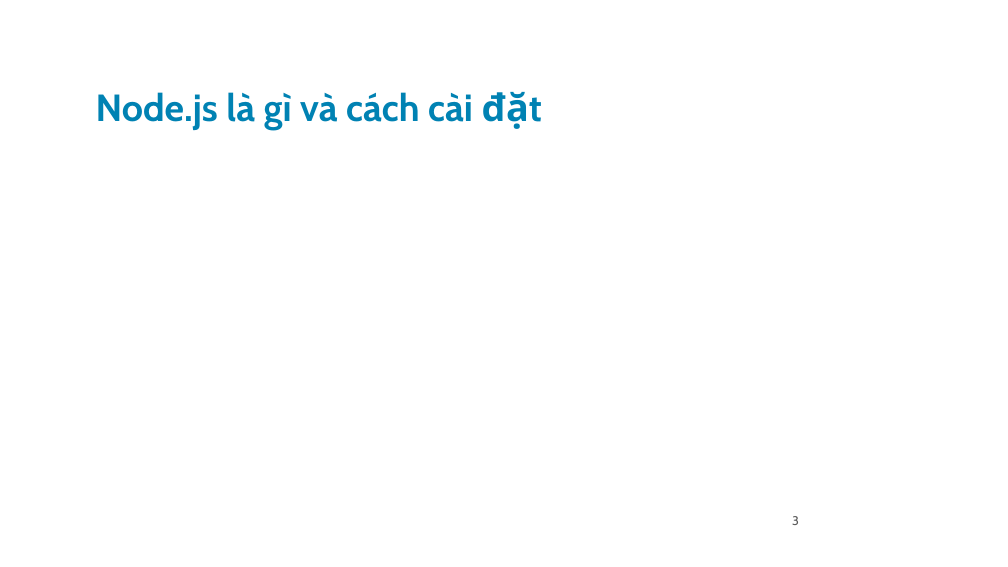
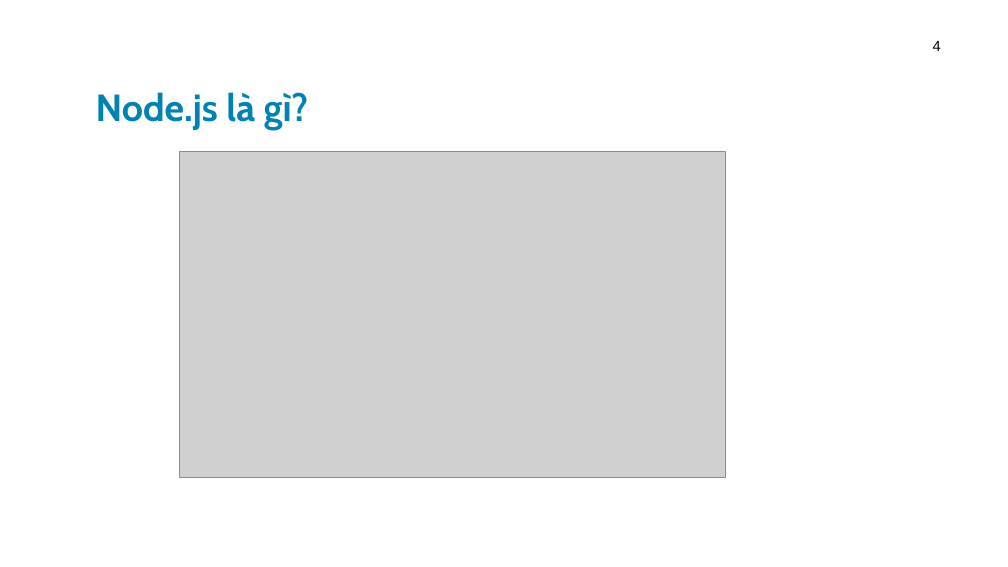
Before and after one commit to leqnam/Simple-Blog-NodeJs-MySQL-Heroku, a slide deck: slide 4 of powerpoint/ppt.pptx (slide 3 before the commit). Drawn at 1008x567 pixels with LibreOffice and Linux fonts; fonts in the diff are those of the drawing; grey boxes stand for pictures; background and template pictures are left out. Boxes give left, top, right and bottom in pixels: in the first picture for what was removed or moved away, otherwise in the second. Text is boxed around its words. In the diff, an @@ line names an element or a change of style, - is before the commit and + after.

```diff
--- a/powerpoint/ppt.pptx
+++ b/powerpoint/ppt.pptx
@@ page number added at <box>933,41,941,51</box>, 14 pt, text #000000 @@
+4
@@ title at <box>96,92,309,130</box>: text changed; text colour #0083B3 to #0082B3 @@
-Node.js là gì và cách cài đặt
+Node.js là gì?
@@ picture added at <box>179,151,726,478</box> @@
@@ page number removed at <box>792,516,799,525</box> @@
-3
```
Also in this commit, not shown: 2 other slides changed, 38 slides added, 6 slides removed.
